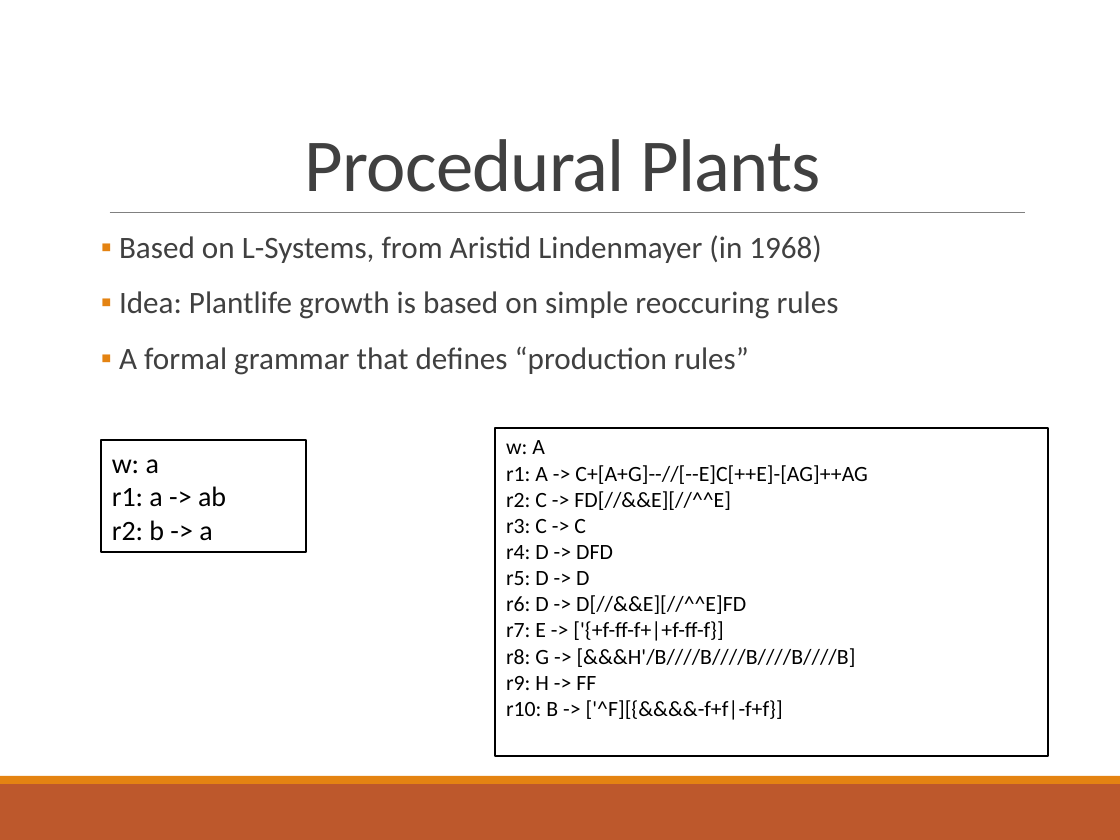
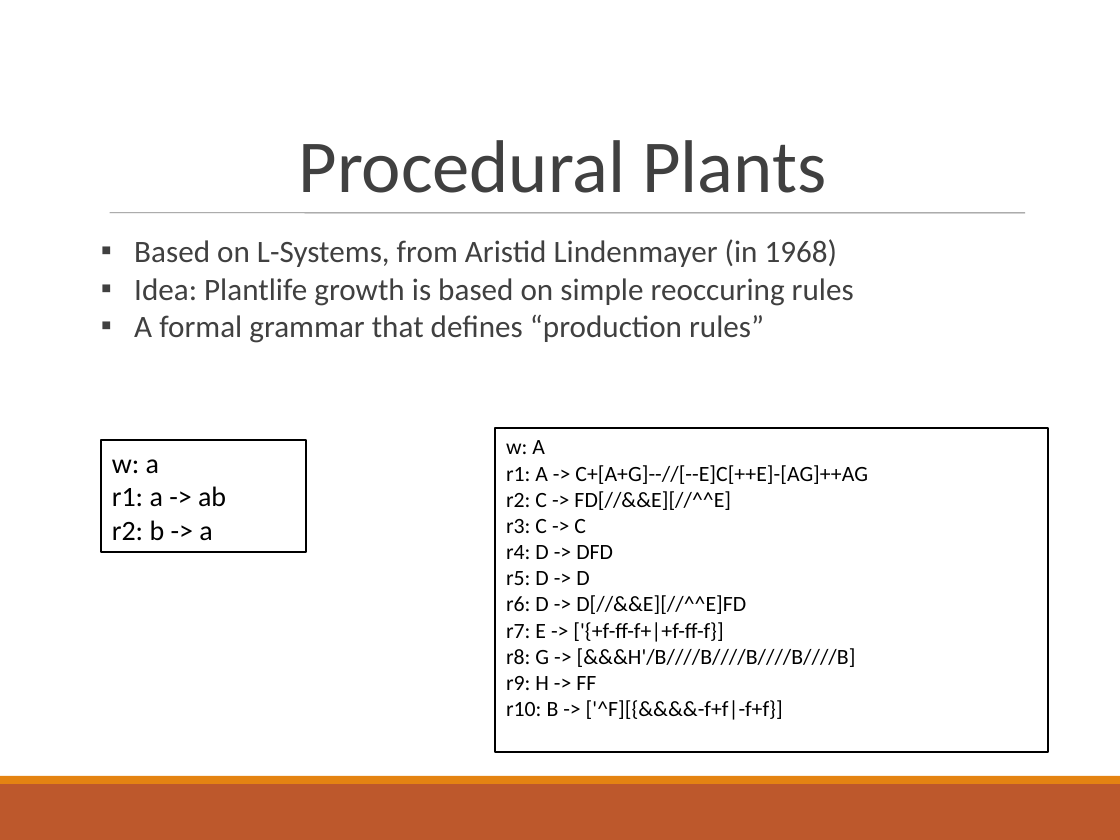
Before and after one commit to Philipp-M/ACG, a slide deck: slide 3 of proceduralTerrainAndTrees_project2/presentation/Advanced Computer Graphics.pptx. Drawn at 1120x840 pixels with LibreOffice and Linux fonts; fonts in the diff are those of the drawing. Boxes give left, top, right and bottom in pixels: in the first picture for what was removed or moved away, otherwise in the second. Text is boxed around its words. In the diff, an @@ line names an element or a change of style, - is before the commit and + after.

```diff
--- a/proceduralTerrainAndTrees_project2/presentation/Advanced Computer Graphics.pptx
+++ b/proceduralTerrainAndTrees_project2/presentation/Advanced Computer Graphics.pptx
@@ text "Procedural Plants" at (x1=299, y1=140, x2=826, y2=193): letter spacing -0.5 to 0 pt; line spacing 0.85 to 1 @@
@@ text "Based on L-Systems, from Aristid ..." at (x1=134, y1=239, x2=854, y2=343): indent changed; line spacing 0.9 to 1; less space between paragraphs @@
@@ line (110, 213) - (1025, 213): stroke #808080 0.5 pt to #808080 0.51 pt @@
```
Also in this commit, not shown: 5 other slides changed, 12 slides added, 1 slide removed, 2 other files.
